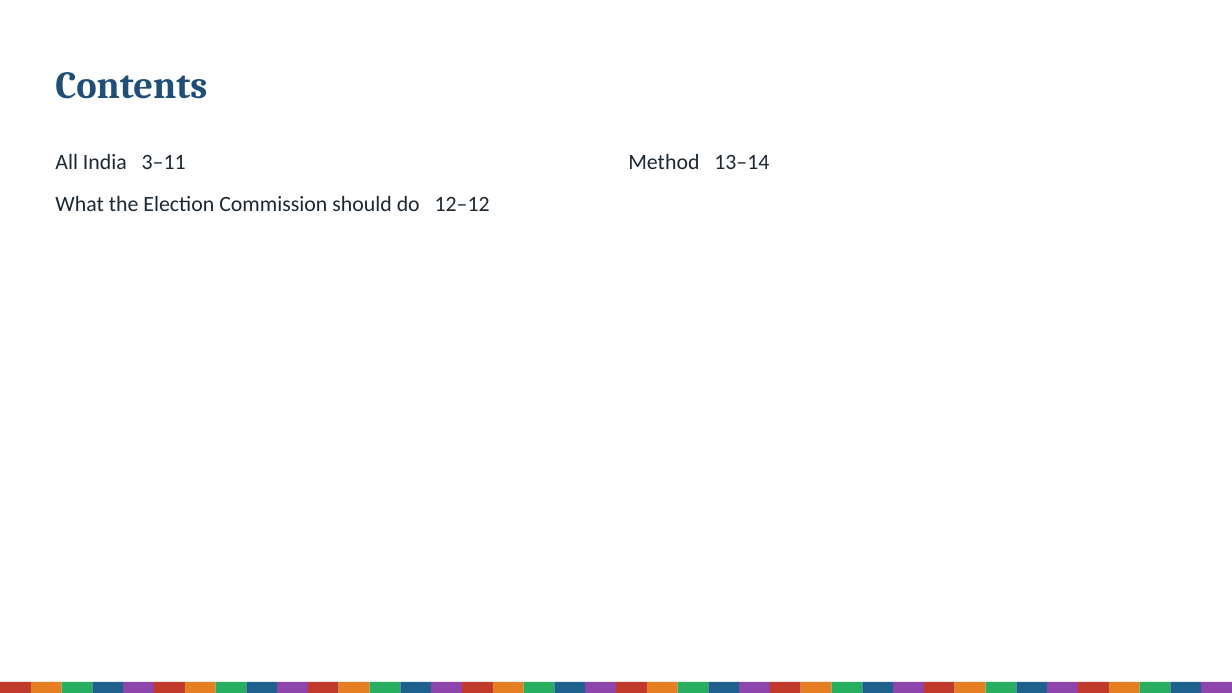
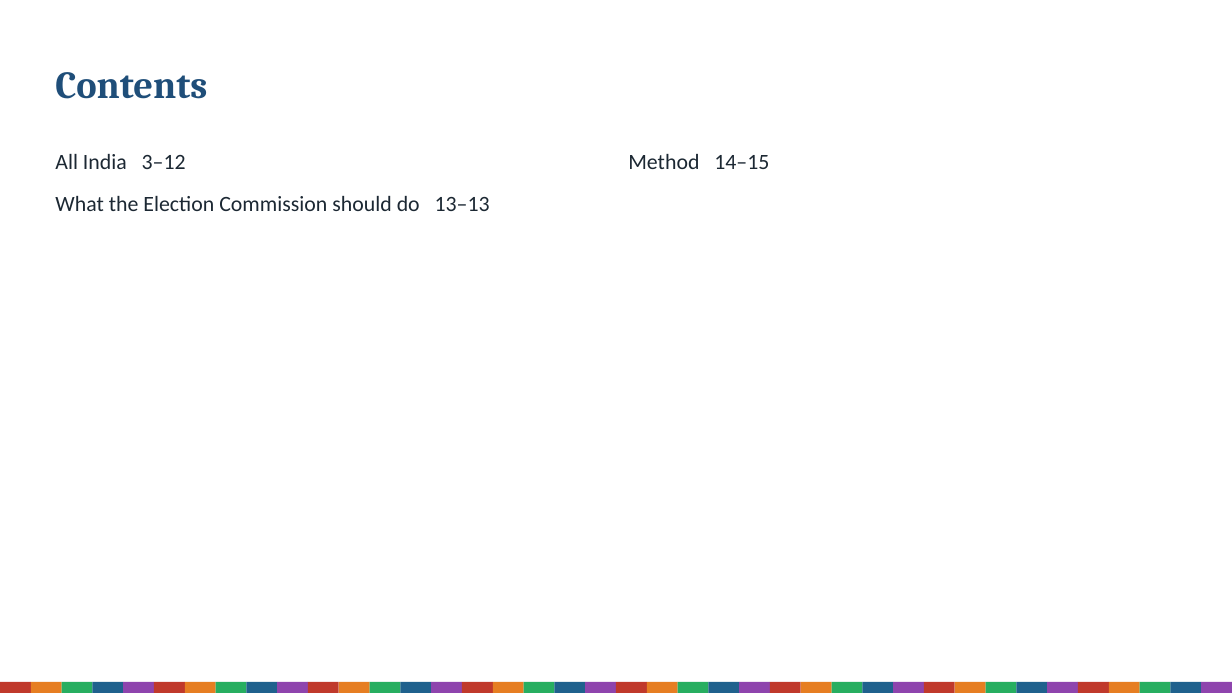
Before and after one commit to Varnasr/INDIA-DATA, a slide deck: slide 2 of reports/sir-india-deck.pptx. Drawn at 1232x693 pixels with LibreOffice and Linux fonts; fonts in the diff are those of the drawing. Boxes give left, top, right and bottom in pixels: in the first picture for what was removed or moved away, otherwise in the second. Text is boxed around its words. In the diff, an @@ line names an element or a change of style, - is before the commit and + after.

```diff
--- a/reports/sir-india-deck.pptx
+++ b/reports/sir-india-deck.pptx
@@ text at [55, 154, 490, 211]: text changed @@
-All India 3–11
-What the Election Commission should do 12–12
+All India 3–12
+What the Election Commission should do 13–13
@@ text at [628, 154, 769, 169]: text changed @@
-Method 13–14
+Method 14–15
```
Also in this commit, not shown: 10 other slides changed, 1 slide added, 39 other files.
